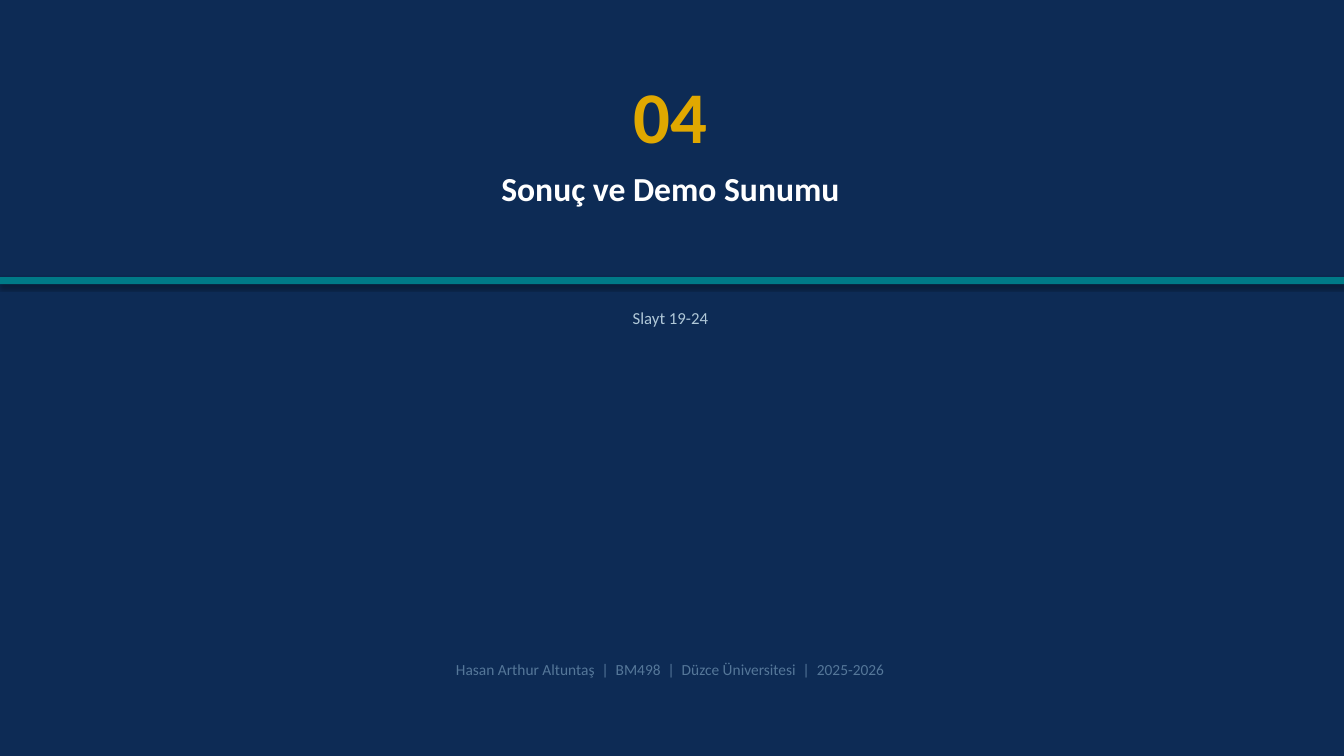
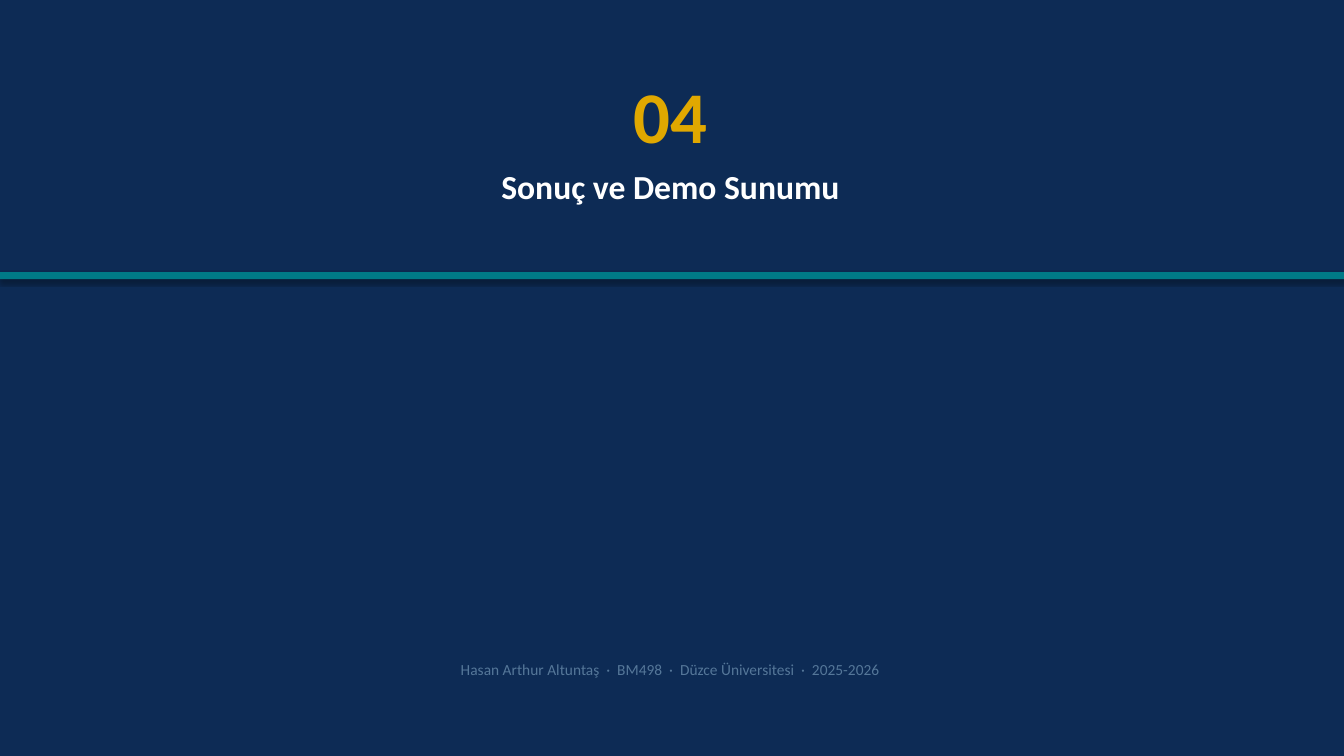
Before and after one commit to Rtur2003/CrownCode, a slide deck: slide 21 of docs/academic/TeslimEdilecekler/Sunumlar/AURIS_Tum_Sunumlar_Birlesik.pptx (slide 18 before the commit). Drawn at 1344x756 pixels with LibreOffice and Linux fonts; fonts in the diff are those of the drawing. Boxes give left, top, right and bottom in pixels: in the first picture for what was removed or moved away, otherwise in the second. Text is boxed around its words. In the diff, an @@ line names an element or a change of style, - is before the commit and + after.

```diff
--- a/docs/academic/TeslimEdilecekler/Sunumlar/AURIS_Tum_Sunumlar_Birlesik.pptx
+++ b/docs/academic/TeslimEdilecekler/Sunumlar/AURIS_Tum_Sunumlar_Birlesik.pptx
@@ rectangle moved from (x1=0, y1=277, x2=1344, y2=284) to (x1=0, y1=272, x2=1344, y2=279) @@
@@ text removed at (x1=633, y1=312, x2=708, y2=327) @@
-Slayt 19-24
@@ text at (x1=461, y1=663, x2=879, y2=677): text changed @@
-Hasan Arthur Altuntaş | BM498 | Düzce Üniversitesi | 2025-2026
+Hasan Arthur Altuntaş · BM498 · Düzce Üniversitesi · 2025-2026
```
Also in this commit, not shown: 23 other slides changed, 21 slides added, 17 slides removed, 6 other files.
